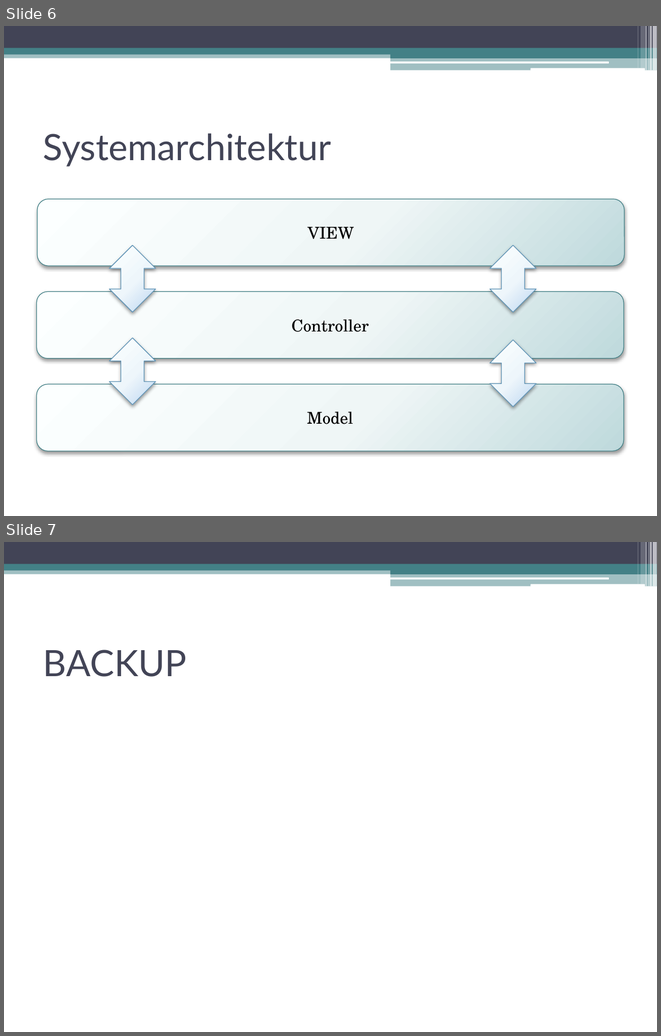
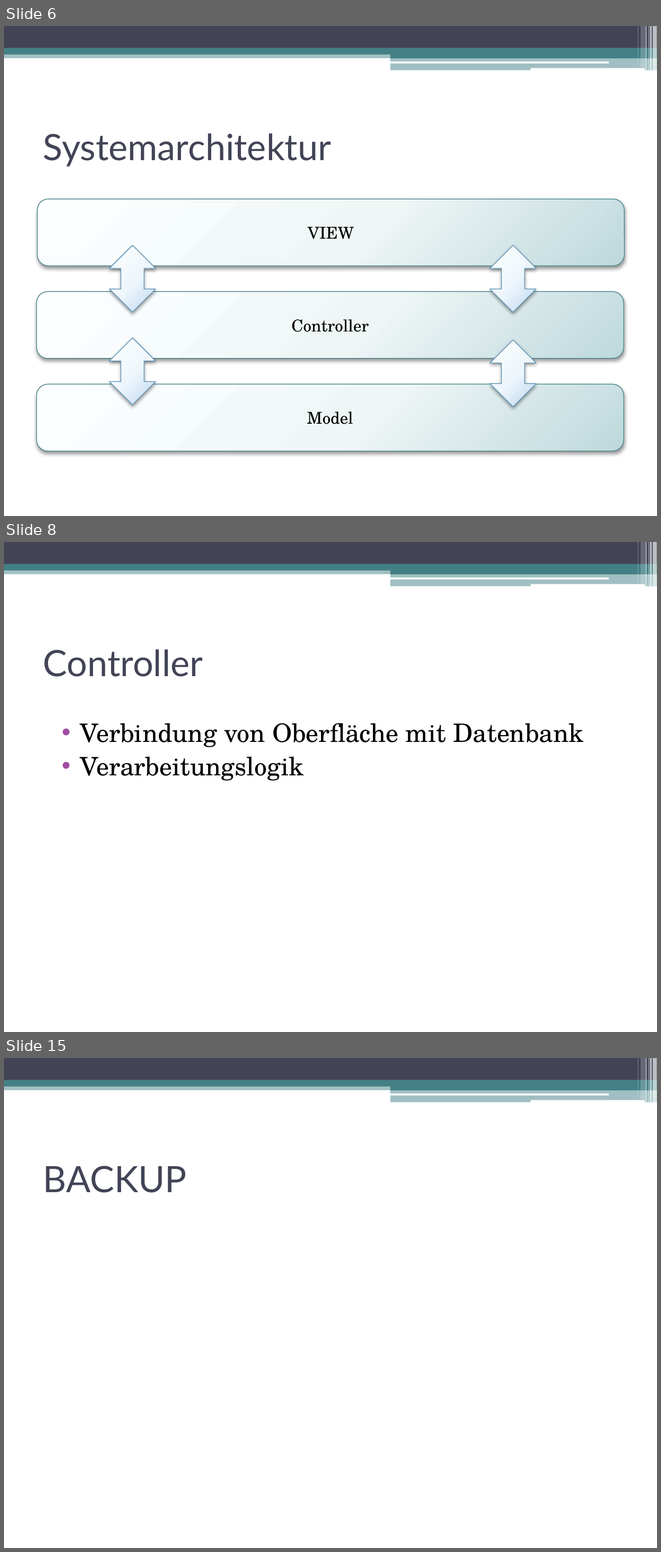
Before and after one commit to DanJoeHa/Fallstudie, a slide deck: Projektmanagement/Abschlusspräsentation.pptx. Shown one above the other, each under a label of ours: slides 6 and 7 before the commit, slides 6, 8 and 15 after it; the slides between them are not shown. The pictures are 661x1036 and 661x1552 pixels, drawn with LibreOffice and Linux fonts; fonts in the diff are those of the drawing. Boxes give left, top, right and bottom in pixels: in the first picture for what was removed or moved away, otherwise in the second. Text is boxed around its words. In the diff, an @@ line names an element or a change of style, - is before the commit and + after.

```diff
--- a/Projektmanagement/Abschlusspräsentation.pptx
+++ b/Projektmanagement/Abschlusspräsentation.pptx
@@ slide 8 added at bbox=[4, 542, 657, 1032], background #FFFFFF; not listed: 13 template elements that a slide beside it also shows @@
@@ title added at bbox=[43, 649, 203, 677], 40 pt, text #424456 @@
+Controller
@@ text added at bbox=[80, 723, 584, 780], 28 pt, text #000000 @@
+• Verbindung von Oberfläche mit Datenbank
+• Verarbeitungslogik
@@ what was slide 7 is now slide 15 @@
```
Also in this commit, not shown: 2 slides changed, 7 other slides added.
